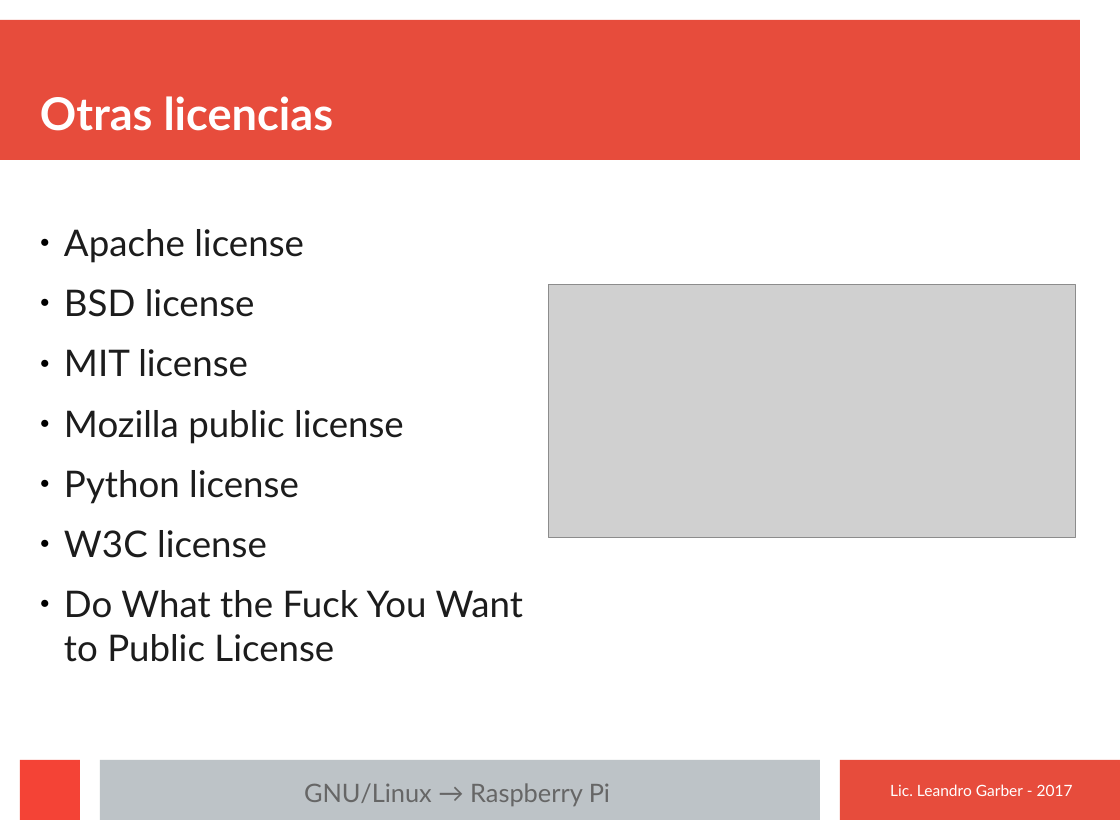
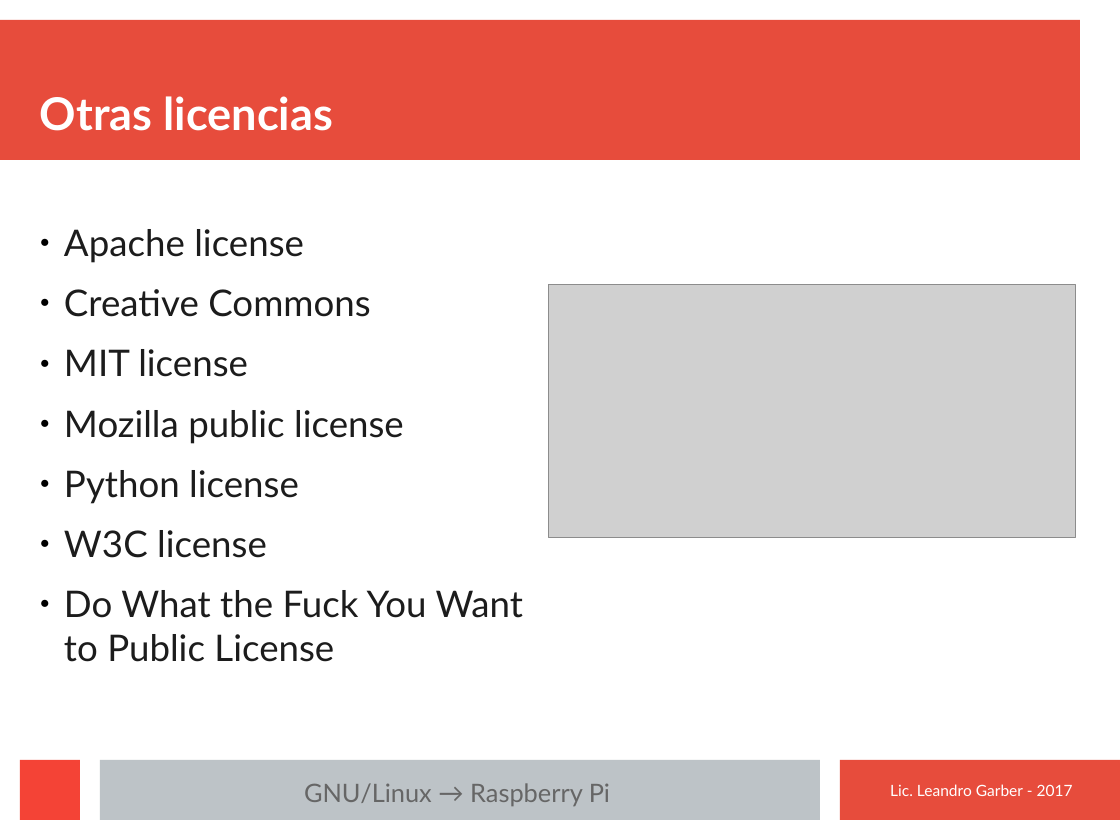
Before and after one commit to macramole/cursoLinux, a slide deck: slide 6 of presentaciones/1-Introduccion.odp. Drawn at 1120x840 pixels with LibreOffice and Linux fonts; fonts in the diff are those of the drawing; grey boxes stand for pictures. Boxes give left, top, right and bottom in pixels: in the first picture for what was removed or moved away, otherwise in the second. Text is boxed around its words. In the diff, an @@ line names an element or a change of style, - is before the commit and + after.

Commit message:
presentacion

```diff
--- a/presentaciones/1-Introduccion.odp
+++ b/presentaciones/1-Introduccion.odp
@@ text at <box>64,289,370,317</box>: text changed @@
-● BSD license
+● Creative Commons
```
Also in this commit, not shown: 10 slides added, 9 other files.
